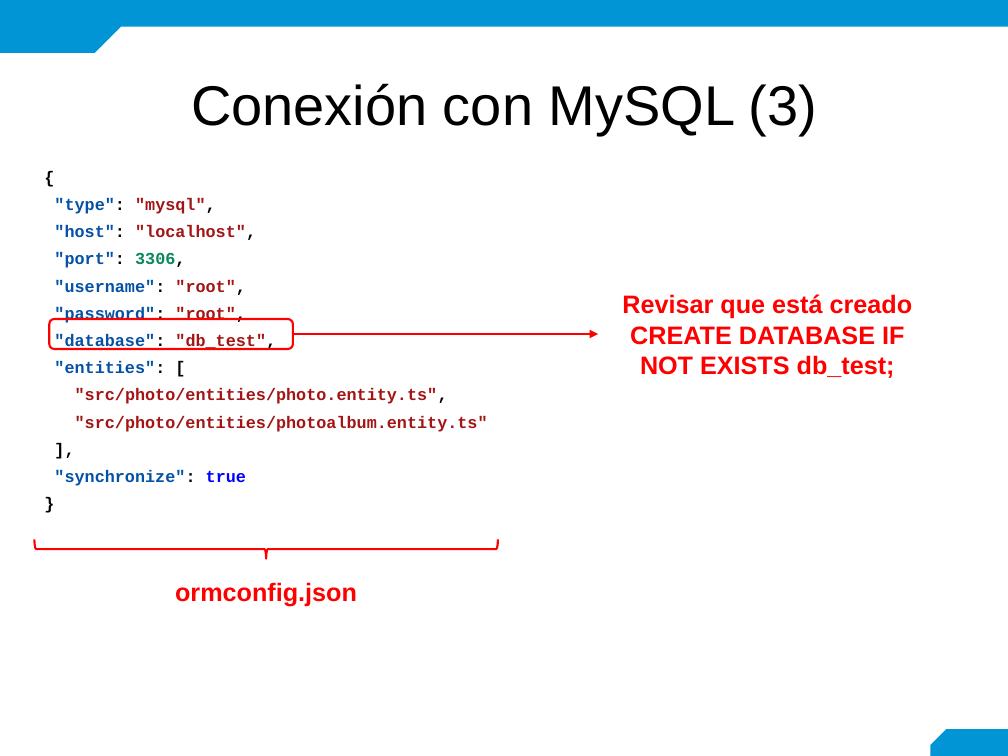
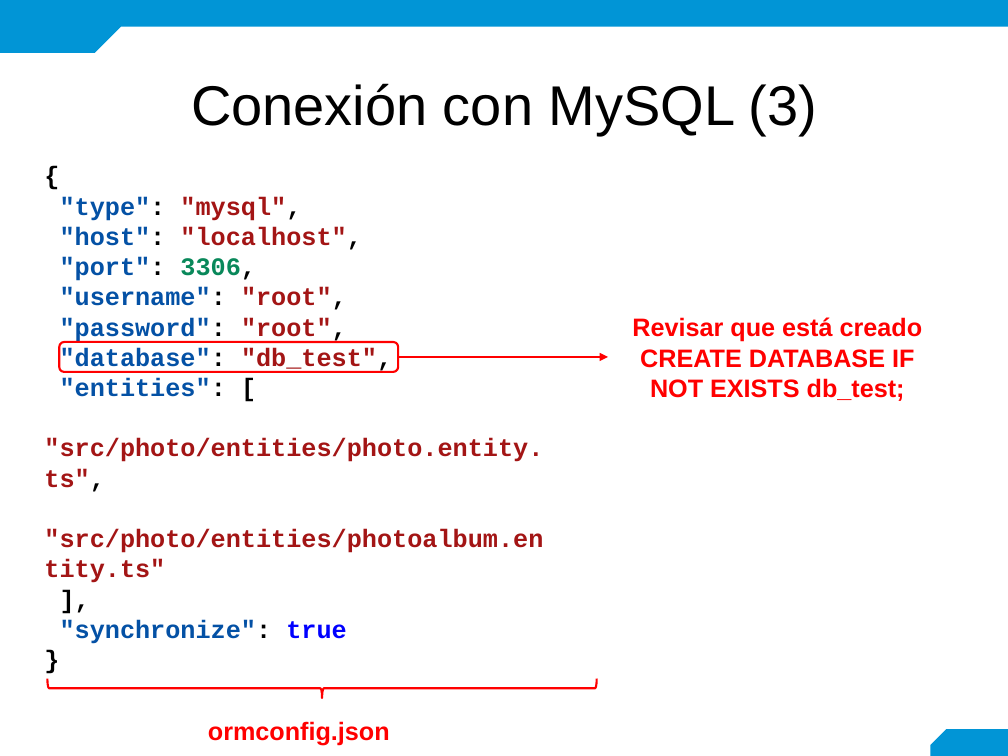
Before and after one commit to mariela21180/concesionaria, a slide deck: slide 12 of modulo6/6.1.1/- Teoria/6.1.1. Conexión API-DB.pptx. Drawn at 1008x756 pixels with LibreOffice and Linux fonts; fonts in the diff are those of the drawing; background and template pictures are left out. Boxes give left, top, right and bottom in pixels: in the first picture for what was removed or moved away, otherwise in the second. Text is boxed around its words. In the diff, an @@ line names an element or a change of style, - is before the commit and + after.

```diff
--- a/modulo6/6.1.1/- Teoria/6.1.1. Conexión API-DB.pptx
+++ b/modulo6/6.1.1/- Teoria/6.1.1. Conexión API-DB.pptx
@@ text "{" at box(44, 196, 543, 644): size 12 to 18 pt; line spacing 1.36 to 1 @@
@@ text "Revisar que está creado": place and size @@
-text "Revisar que está creado" at box(622, 294, 913, 378)
+text "Revisar que está creado" at box(632, 317, 923, 401)
@@ rounded rectangle: place and size @@
-rounded rectangle at box(49, 319, 293, 349)
+rounded rectangle at box(59, 342, 398, 372)
@@ arrow moved from (293, 334) - (598, 334) to (398, 357) - (608, 357) @@
@@ right brace: place and size @@
-right brace at box(34, 540, 497, 559)
+right brace at box(47, 678, 597, 698)
@@ text "ormconfig.json": place and size @@
-text "ormconfig.json" at box(175, 582, 357, 607)
+text "ormconfig.json" at box(208, 721, 390, 746)
```
Also in this commit, not shown: 12 other slides changed.
